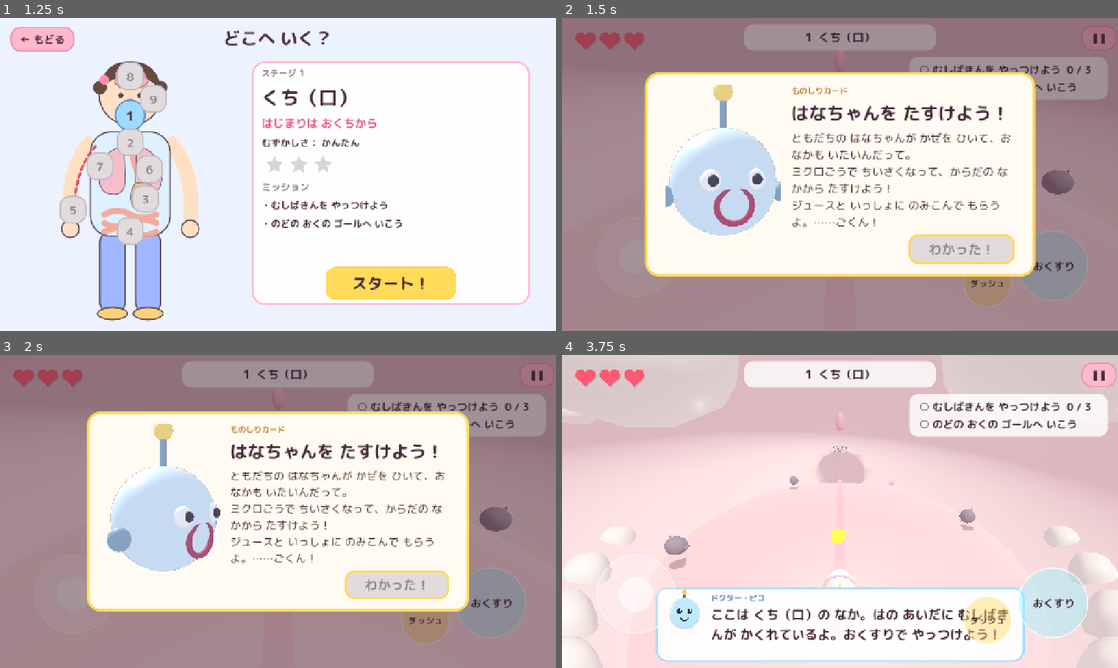
Above: before the commit, frames 1-4 (two rows, left to right).
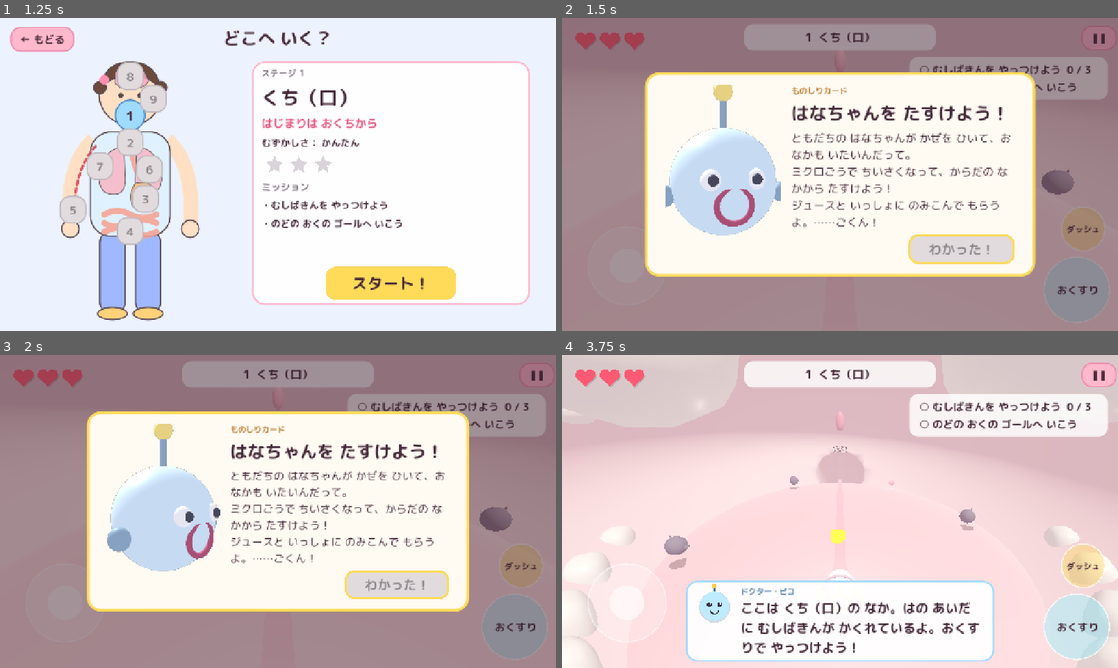
Above: after the commit, the same moments.

Repository: hassy0511/inside-body-seek
Game: Godot game, scene res://src/main.tscn
The game is run twice, just before and just after one commit, with the same random seed, the same clock (stepped at 60 frames per second) and the same inputs.
Inputs (mouse positions are in pixels of both pictures, inside the frame that each line leads up to):
- Up to frame 1 (1.25 s): click "はじめる" at 0.5 s
- Up to frame 2 (1.5 s): click "スタート！" at 1.25 s
- Up to frame 3 (2 s): no input
- Up to frame 4 (3.75 s): tap Enter (ui_accept) at 2, 2.27, 2.57 s; move the mouse to (962, 495) at 2.02 s; hold Right (move_right) 2.03-2.75 s; hold Space (action) 2.03-2.75 s; click (962, 495) at 2.17 s; tap Shift (dash) at 2.3 s; drag from (728, 527) to (812, 574) at 2.77 s; click "わかった！" at 3.5 s

Frame 1 is identical in both runs. In frame 2, 3.6% of the frame differs, in the area x 72-99%, y 60-98%; in frame 3, 3.8%; in frame 4, 11%, in the area x 4-99%, y 60-99%.

Commit message:
俯瞰カメラで五角形全体が見えるように調整し、タッチ操作のボタン配置と吹き出し幅を直す
Co-Authored-By: Claude Fable 5.1 <noreply@anthropic.com>
Claude-Session: https://claude.ai/code/session_014WqpUbns6LUX1FTSmqChzj

Diff:
--- a/godot/src/player/follow_camera.gd
+++ b/godot/src/player/follow_camera.gd
@@ -71,14 +71,18 @@
 	if target == null:
 		return
 	var ov := overview_center != Vector3.INF
-	var want_h := 14.0 if ov else height
-	var want_d := 30.0 if ov else distance
-	var want_p := -0.95 if ov else pitch
+	var want_h := 6.0 if ov else height
+	var want_d := 36.0 if ov else distance
+	var want_p := -1.25 if ov else pitch
+	var want_fov := 85.0 if ov else 68.0
 	var pw := 1.0 - exp(-3.0 * delta)
 	_cur_height = lerpf(_cur_height, want_h, pw)
 	_cur_distance = lerpf(_cur_distance, want_d, pw)
 	_cur_pitch = lerpf(_cur_pitch, want_p, pw)
-	var focus: Vector3 = overview_center if ov else target.global_position
+	_cam.fov = lerpf(_cam.fov, want_fov, pw)
+	var focus: Vector3 = target.global_position
+	if ov:
+		focus = overview_center - Vector3(-sin(yaw), 0, -cos(yaw)) * 9.0
 	var want := focus + Vector3.UP * _cur_height
 	var w := 1.0 - exp(-6.0 * delta)
 	global_position = global_position.lerp(want, w)
--- a/godot/src/ui/hud.gd
+++ b/godot/src/ui/hud.gd
@@ -145,6 +145,10 @@
 func say(text: String, seconds := 4.0) -> void:
 	_msg_label.text = text
 	_msg_panel.visible = true
+	# タッチ操作のボタンと重ならないように、タッチのときは少し細くする
+	var touch_on: bool = Game.touch_controls != null and is_instance_valid(Game.touch_controls) and Game.touch_controls.visible
+	_msg_panel.offset_left = -360 if touch_on else -430
+	_msg_panel.offset_right = 360 if touch_on else 430
 	_msg_timer = seconds
 	_msg_panel.scale = Vector2(0.9, 0.9)
 	_msg_panel.pivot_offset = _msg_panel.size * 0.5
--- a/godot/src/ui/touch_controls.gd
+++ b/godot/src/ui/touch_controls.gd
@@ -30,15 +30,15 @@
 
 
 func _stick_home() -> Vector2:
-	return Vector2(170, size.y - 170)
+	return Vector2(150, size.y - 150)
 
 
 func _action_center() -> Vector2:
-	return Vector2(size.x - 150, size.y - 150)
+	return Vector2(size.x - 95, size.y - 95)
 
 
 func _dash_center() -> Vector2:
-	return Vector2(size.x - 300, size.y - 110)
+	return Vector2(size.x - 80, size.y - 235)
 
 
 func _input(event: InputEvent) -> void:
@@ -47,11 +47,11 @@
 	if event is InputEventScreenTouch:
 		var e := event as InputEventScreenTouch
 		if e.pressed:
-			if e.position.distance_to(_action_center()) < 80 and _action_touch < 0:
+			if e.position.distance_to(_action_center()) < 85 and _action_touch < 0:
 				_action_touch = e.index
 				Input.action_press("action")
 				queue_redraw()
-			elif e.position.distance_to(_dash_center()) < 55 and _dash_touch < 0:
+			elif e.position.distance_to(_dash_center()) < 60 and _dash_touch < 0:
 				_dash_touch = e.index
 				Input.action_press("dash")
 				queue_redraw()
@@ -120,10 +120,10 @@
 	draw_arc(sc, STICK_R, 0, TAU, 48, Color(1, 1, 1, 0.5), 3)
 	draw_circle(sc + _knob, KNOB_R, Color(1, 1, 1, 0.6))
 	var ac := _action_center()
-	draw_circle(ac, 80, Color(0.6, 0.95, 1.0, 0.75 if _action_touch >= 0 else 0.45))
-	draw_arc(ac, 80, 0, TAU, 48, Color(1, 1, 1, 0.7), 3)
+	draw_circle(ac, 75, Color(0.6, 0.95, 1.0, 0.75 if _action_touch >= 0 else 0.45))
+	draw_arc(ac, 75, 0, TAU, 48, Color(1, 1, 1, 0.7), 3)
 	draw_string(Game.font_bold, ac + Vector2(-46, 10), "おくすり", HORIZONTAL_ALIGNMENT_LEFT, -1, 24, T.INK)
 	var dc := _dash_center()
-	draw_circle(dc, 55, Color(1.0, 0.85, 0.4, 0.75 if _dash_touch >= 0 else 0.45))
-	draw_arc(dc, 55, 0, TAU, 40, Color(1, 1, 1, 0.7), 3)
-	draw_string(Game.font_bold, dc + Vector2(-40, 8), "ダッシュ", HORIZONTAL_ALIGNMENT_LEFT, -1, 20, T.INK)
+	draw_circle(dc, 50, Color(1.0, 0.85, 0.4, 0.75 if _dash_touch >= 0 else 0.45))
+	draw_arc(dc, 50, 0, TAU, 40, Color(1, 1, 1, 0.7), 3)
+	draw_string(Game.font_bold, dc + Vector2(-38, 8), "ダッシュ", HORIZONTAL_ALIGNMENT_LEFT, -1, 19, T.INK)
--- a/godot/tests/shot.gd
+++ b/godot/tests/shot.gd
@@ -8,7 +8,10 @@
 	var out := "/tmp/shot.png"
 	var frames := 60
 	var play := 0.0
+	var touch := false
 	for a in OS.get_cmdline_user_args():
+		if a == "--touch":
+			touch = true
 		if a.begins_with("--stage="):
 			stage = a.substr(8)
 		elif a.begins_with("--out="):
@@ -23,6 +26,7 @@
 	await get_tree().process_frame
 	SaveData.set_setting("volume", 0.0)
 	SaveData.set_setting("unlock_all", true)
+	SaveData.set_setting("touch", "on" if touch else "off")
 	if stage == "title":
 		Game.show_title()
 	elif stage == "select":
